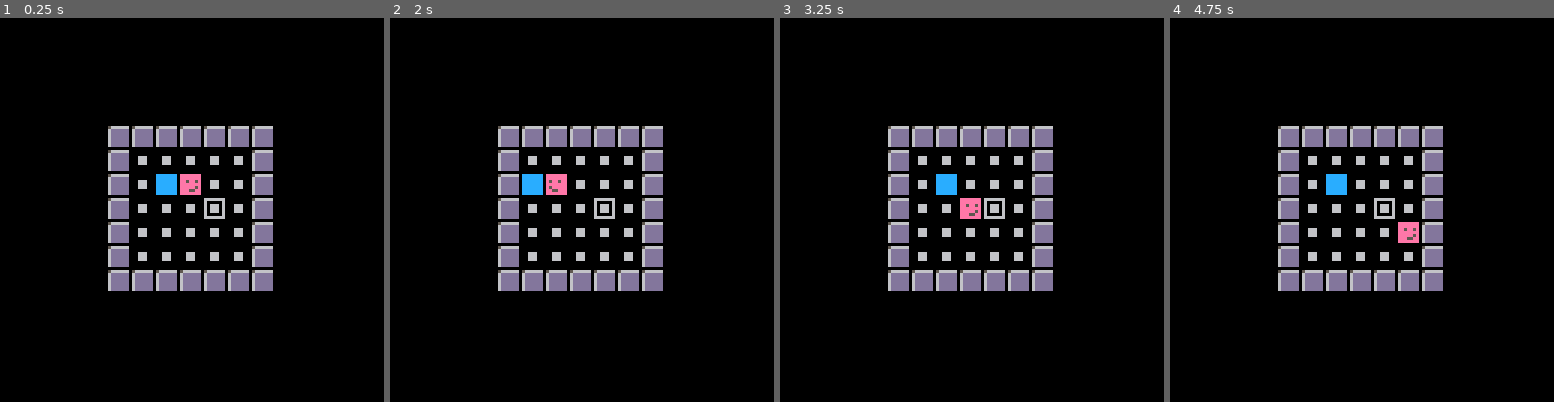
Above: before the commit, frames 1-4 (left to right).
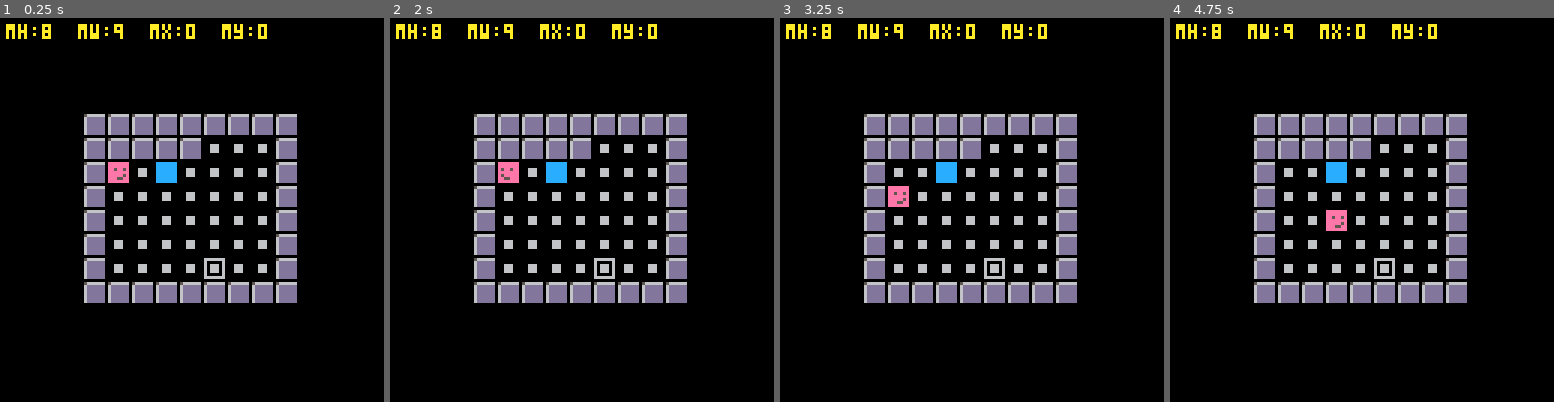
Above: after the commit, the same moments.

Repository: ymendel/parabox
Game: PICO-8 cartridge parabox.p8
Two runs of this game, one before a commit and one after it. Both use one fixed random seed, a clock stepped at 60 frames per second and the inputs below.
Inputs:
- Up to frame 1 (0.25 s): no input
- Up to frame 2 (2 s): tap O (Z key) at 0.33, 0.7, 1.43 s; tap X (X key) at 1.07 s; hold Left from 1.97 s (still down)
- Up to frame 3 (3.25 s): tap X (X key) every 0.33 s from 2.07 to 3.07 s; tap O (Z key) at 2.22, 3.1 s; release Left at 2.37 s; hold Down 2.42-2.82 s; hold Right from 2.87 s (still down)
- Up to frame 4 (4.75 s): tap X (X key) every 0.33 s from 3.4 to 4.73 s; release Right at 3.53 s; hold Up 3.58-4.08 s; tap O (Z key) at 3.98 s; hold Right 4.13-4.53 s; hold Down from 4.58 s (still down)

The runs differ from the first frame. In frame 1, 17% of the frame differs, in the area x 1-78%, y 1-75%; in frame 2, 17%; in frame 3, 17%; in frame 4, 17%.

Commit message:
trying to actually get into a sublevel
This is getting wacky. I'm teleporting to some place, but nothing good.

On the plus side, I'm drawing a little pixel-size representation of the
sublevel on the block. That's cool, right?

And I'm going _somewhere_. So at least I have the trigger going.

But I need to get the map actually working, and move into there (before
I can think about moving out - ugh)

Diff:
--- a/game.lua
+++ b/game.lua
@@ -1,5 +1,5 @@
 function game_init()
-  lnum=lnum or 1
+  lnum=lnum or 2
   levels_init()
   level_init()
 end
@@ -63,18 +63,57 @@
 end
 
 function level_draw()
-  map(0,0,0,0,mw,mh)
+  add(debug,tab_to_string({mx=mx,my=my,mw=mw,mh=mh}))
+  map(mx,my,0,0,mw,mh)
   -- rect(-2,-2,mw*8,mh*8,7)
 end
 
 function boxes_draw()
-  for box in all(boxes) do
-    local coords=pos_to_screen_coords(box.pos)
-    -- pal(box.pal)
-    -- spr(box.spr,coords[1],coords[2])
+  foreach(boxes,draw_box)
+end
+
+function draw_box(box)
+  local coords=pos_to_screen_coords(box.pos)
+  -- pal(box.pal)
+  -- spr(box.spr,coords[1],coords[2])
+  if (box.sublevel) then
+    rectdim(coords[1],coords[2],7,7,3,true)
+    draw_sublevel(box.sublevel,coords[1],coords[2])
+  else
     rectdim(coords[1],coords[2],7,7,12,true)
   end
-  -- pal()
+end
+
+function draw_sublevel(sublevel,x,y)
+  sublevel_offset_parse=function(char,mpos)
+    ox,oy=x,y
+    do_sublevel_parse(char,mpos)
+  end
+
+  map_parse(sublevel,sublevel_offset_parse)
+end
+
+function do_sublevel_parse(char,mpos)
+  local color=11
+  local sublevel=level.sublevels[char]
+
+  if (char=="#") then
+    color=3
+  elseif (char=="*") then
+    color=12
+  elseif (char=="O") then
+    color=6
+  elseif (char=="@") then
+    -- hmmmmm
+    -- add_box(mpos)
+    -- add_tgt(mpos)
+  elseif (char=="P") then
+    color=14
+  elseif (sublevel) then
+    color=3
+  end
+
+  pset(mpos.x+ox,mpos.y+oy,color)
 end
 
 function tgts_draw()
@@ -147,6 +186,11 @@
   end
 
   add(debug,tab_to_string(entr))
+  if (mvr==pl) then
+    add(debug,"hello?")
+    mx,my=sublevel.x,sublevel.y
+    mw,mh=sublevel.rows,sublevel.cols
+  end
 end
 
 function pl_on_box()
@@ -158,44 +202,54 @@
   return false
 end
 
-function map_init()
-  -- local pals={
-  --  {[1]=1,[12]=12},
-  --  {[1]=8,[12]=14},
-  --  {[1]=3,[12]=11},
-  --  {[1]=2,[12]=8}
-  -- }
-
-  for j=1,level.map.rows do
-    local line=level.map.lines[j]
-    -- printh(line,"blah")
-    for i=1,level.map.cols do
+function map_parse(map, callback)
+  for j=1,map.rows do
+    local line=map.lines[j]
+    for i=1,map.cols do
       local char=sub(line,i,i)
-      -- printh(char,"blah")
 
       local mx,my=i-1,j-1
       local mpos={x=mx,y=my}
-      local tile=17
-      local sublevel=level.sublevels[char]
-
-      if (char=="#") then
-        tile=16
-      elseif (char=="*") then
-        add_box(mpos)
-      elseif (char=="O") then
-        add_tgt(mpos)
-      elseif (char=="@") then
-        add_box(mpos)
-        add_tgt(mpos)
-      elseif (char=="P") then
-        player_pos=mpos
-      elseif (sublevel) then
-        add_box(mpos,sublevel)
-      end
-
-      mset(mx,my,tile)
-    end
-  end
+
+      callback(char,mpos)
+    end
+  end
+end
+
+function map_init()
+  ox,oy=mx,my
+  map_parse(level.map,do_mapset_parse)
+
+  for sublevel in all(level.sublevels) do
+    sublevel_offset_parse=function(char,mpos)
+      ox,oy=sublevel.x,sublevel.y
+      do_mapset_parse(char,mpos)
+    end
+
+    map_parse(sublevel,sublevel_offset_parse)
+  end
+end
+
+function do_mapset_parse(char,mpos)
+  local tile=17
+  local sublevel=level.sublevels[char]
+
+  if (char=="#") then
+    tile=16
+  elseif (char=="*") then
+    add_box(mpos)
+  elseif (char=="O") then
+    add_tgt(mpos)
+  elseif (char=="@") then
+    add_box(mpos)
+    add_tgt(mpos)
+  elseif (char=="P") then
+    player_pos=mpos
+  elseif (sublevel) then
+    add_box(mpos,sublevel)
+  end
+
+  mset(mpos.x+ox,mpos.y+oy,tile)
 end
 
 function add_box(mpos,sublevel)
--- a/levels.lua
+++ b/levels.lua
@@ -85,29 +85,32 @@
     map=parse_level_map(level_info)
   elseif ltype=="table" then
     map=parse_level_map(level_info.map)
+    x=map.cols+1
     for k,v in pairs(level_info.sublevels) do
-      sublevels[k]=parse_level_map(v)
+      sublevels[k]=parse_level_map(v,x)
     end
   end
 
   return {map=map,sublevels=sublevels}
 end
 
-function parse_level_map(level_map)
+function parse_level_map(level_map,x,y)
   local lines=split(level_map,"\n")
 
   local map={
     lines=lines,
     cols=#lines[1],
     rows=#lines,
+    x=x or 0,
+    y=y or 0,
   }
   return map
 end
 
 function level_init()
   level=parse_level(levels[lnum])
-  mw=level.map.cols
-  mh=level.map.rows
+  mx,my=level.map.x,level.map.y
+  mw,mh=level.map.cols,level.map.rows
 
   won=false
   tgts={}
